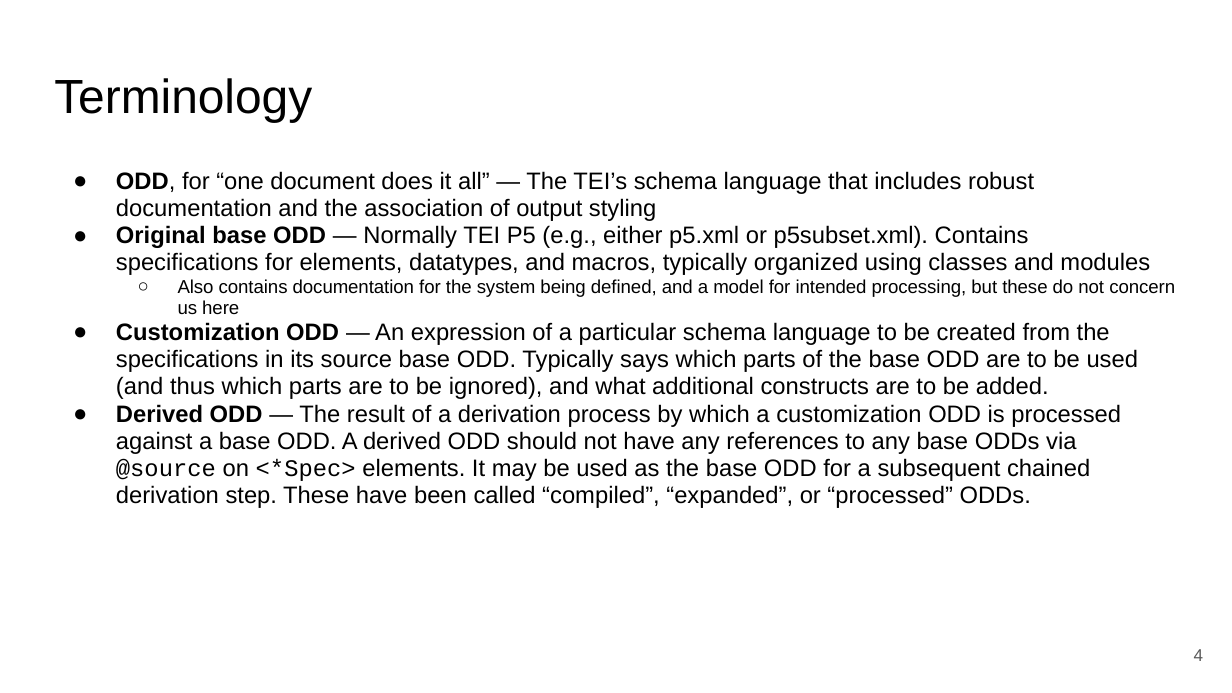
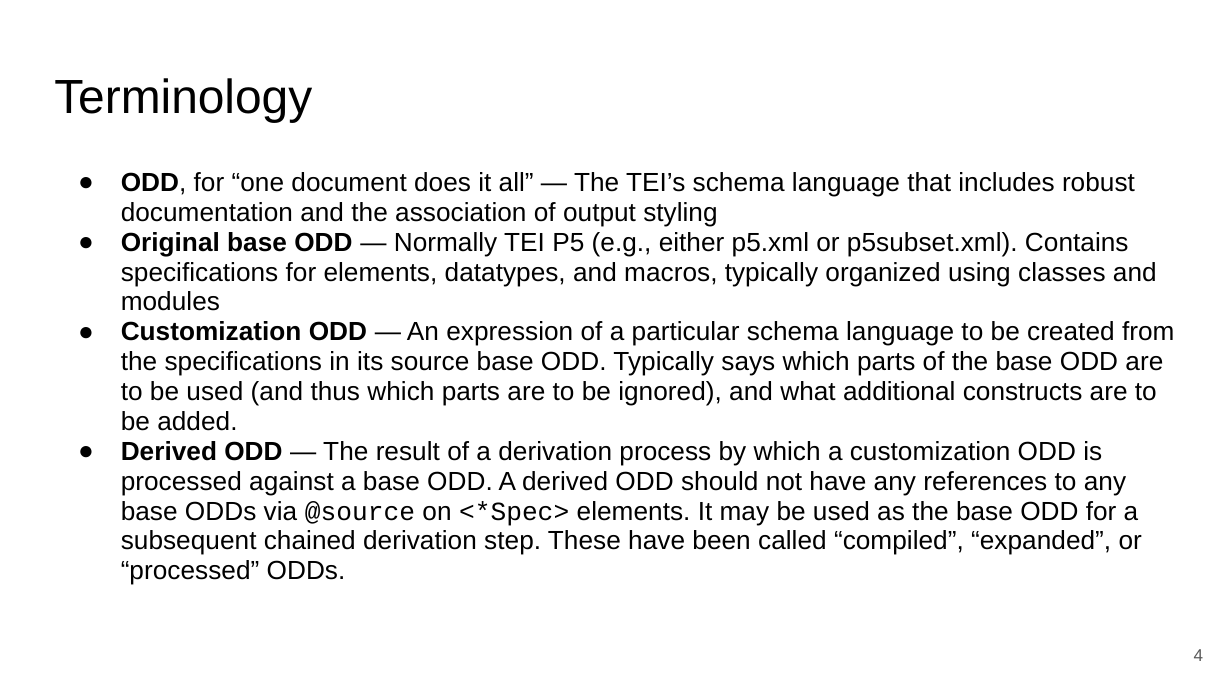
Before and after one commit to TEIC/atop, a slide deck: slide 4 of Documentation/presentations/TEI_2025_Krakow.odp. Drawn at 1232x693 pixels with LibreOffice and Linux fonts; fonts in the diff are those of the drawing; background and template pictures are left out. Boxes give left, top, right and bottom in pixels: in the first picture for what was removed or moved away, otherwise in the second. Text is boxed around its words. In the diff, an @@ line names an element or a change of style, - is before the commit and + after.

```diff
--- a/Documentation/presentations/TEI_2025_Krakow.odp
+++ b/Documentation/presentations/TEI_2025_Krakow.odp
@@ text "ODD, for “one document does ..." at [121,172,1174,585]: size 13.9 to 15.3 pt @@
@@ text at [178,279,1175,315]: paragraph removed @@
-  ○ Also contains documentation for the system being defined, and a model for intended processing, but these do not concern us here
```
Also in this commit, not shown: 4 other slides changed, 1 other file.
